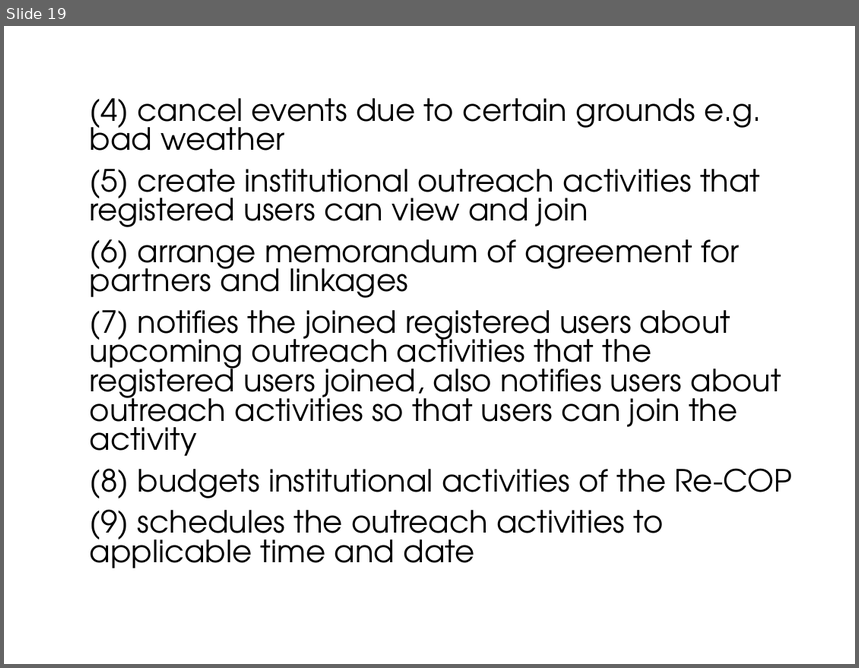
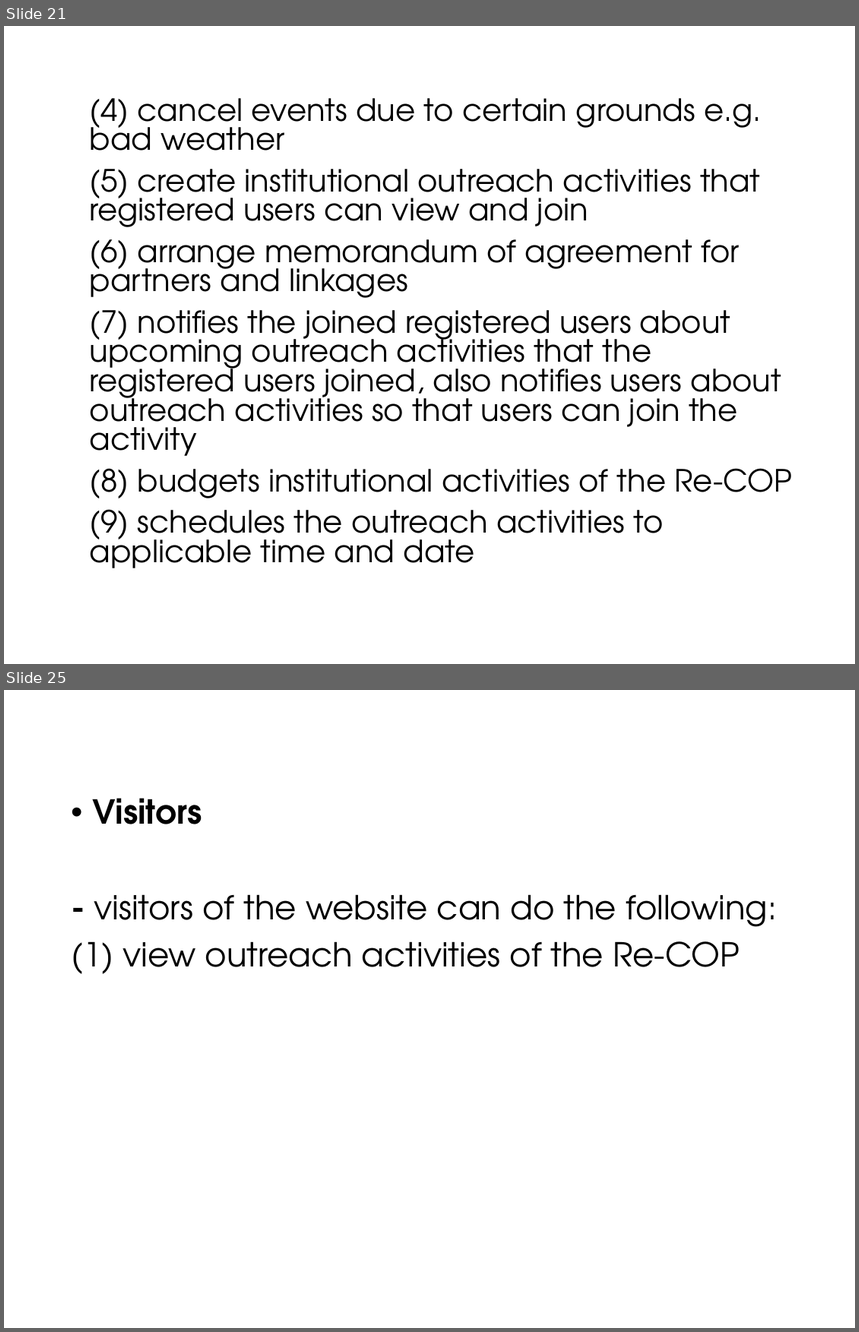
Before and after one commit to sergeangelo21/ReCOP-ComEx, a slide deck: Documentation/PowerPoint.pptx. Shown one above the other, each under a label of ours: slide 19 before the commit, slides 21 and 25 after it; the slides between them are not shown. The pictures are 859x668 and 859x1332 pixels, drawn with LibreOffice and Linux fonts; fonts in the diff are those of the drawing; background and template pictures are left out. Boxes give left, top, right and bottom in pixels: in the first picture for what was removed or moved away, otherwise in the second. Text is boxed around its words. In the diff, an @@ line names an element or a change of style, - is before the commit and + after.

```diff
--- a/Documentation/PowerPoint.pptx
+++ b/Documentation/PowerPoint.pptx
@@ slide 25 added at (x1=4, y1=690, x2=855, y2=1328), background picture (left out) @@
@@ text added at (x1=71, y1=798, x2=777, y2=974), 28 pt, text #000000 @@
+• Visitors
+- visitors of the website can do the following:
+(1) view outreach activities of the Re-COP
@@ what was slide 19 is now slide 21 @@
```
Also in this commit, not shown: 16 slides changed, 4 other slides added.
